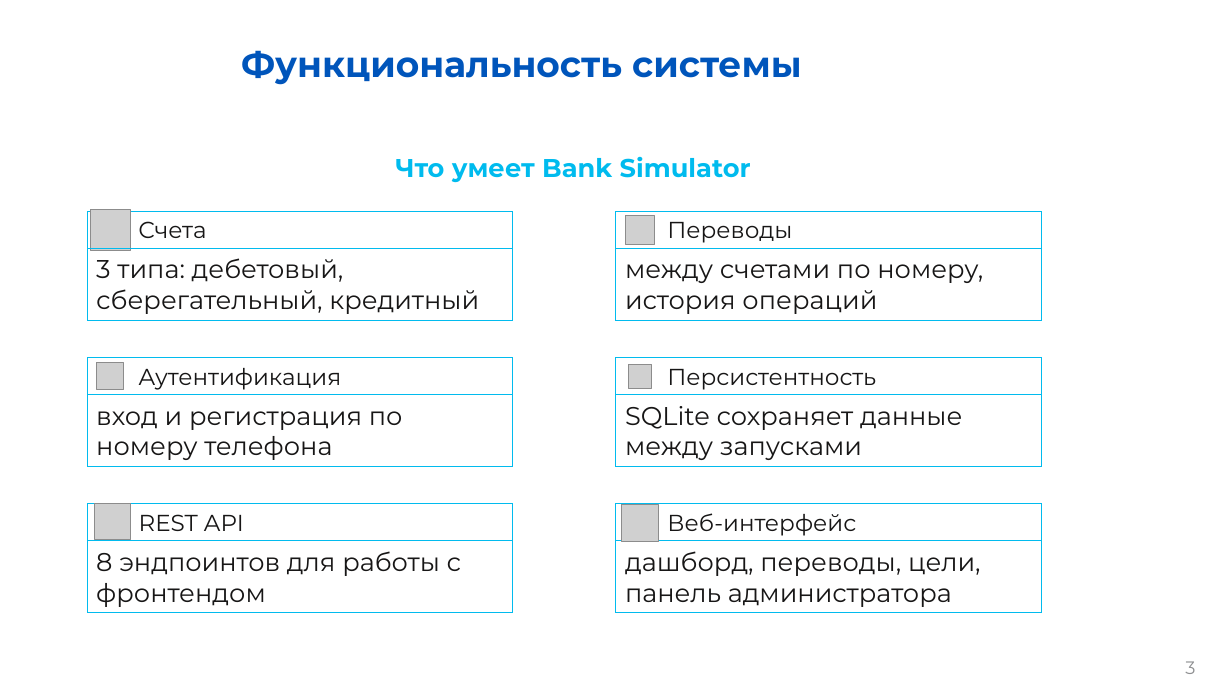
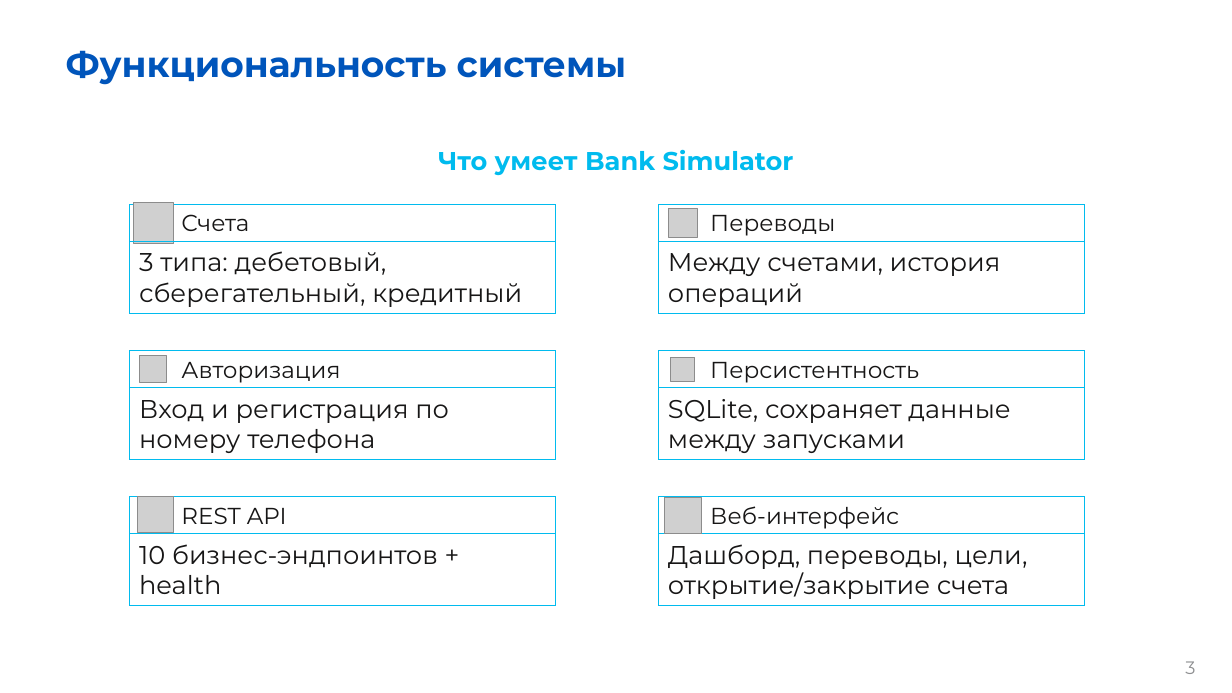
Before and after one commit to kmozgovoj11-rgb/bank_simulator, a slide deck: slide 3 of Презентация.pptx. Drawn at 1232x693 pixels with LibreOffice and Linux fonts; fonts in the diff are those of the drawing; grey boxes stand for pictures; background and template pictures are left out. Boxes give left, top, right and bottom in pixels: in the first picture for what was removed or moved away, otherwise in the second. Text is boxed around its words. In the diff, an @@ line names an element or a change of style, - is before the commit and + after.

```diff
--- a/Презентация.pptx
+++ b/Презентация.pptx
@@ title "Функциональность системы" at (x1=66, y1=50, x2=626, y2=85): alignment centre to left @@
@@ picture added at (x1=133, y1=202, x2=174, y2=243) @@
@@ picture added at (x1=669, y1=209, x2=698, y2=238) @@
@@ picture removed at (x1=91, y1=210, x2=131, y2=250) @@
@@ picture removed at (x1=626, y1=216, x2=654, y2=245) @@
@@ 6 rectangles, 1 text moved together from (x1=87, y1=157, x2=1043, y2=541) to (x1=130, y1=149, x2=1085, y2=534) @@
@@ text in rectangle at (x1=668, y1=253, x2=1001, y2=307): text changed @@
-между счетами по номеру, история операций
+Между счетами, история операций
@@ 6 rectangles moved together from (x1=87, y1=212, x2=1043, y2=613) to (x1=130, y1=204, x2=1085, y2=605) @@
@@ picture added at (x1=140, y1=356, x2=166, y2=383) @@
@@ picture added at (x1=671, y1=358, x2=695, y2=382) @@
@@ picture removed at (x1=97, y1=362, x2=124, y2=389) @@
@@ text in rectangle at (x1=181, y1=362, x2=340, y2=383): text changed @@
-Аутентификация
+Авторизация
@@ picture removed at (x1=628, y1=364, x2=653, y2=388) @@
@@ text in rectangle at (x1=139, y1=400, x2=449, y2=453): text changed @@
-вход и регистрация по номеру телефона
+Вход и регистрация по номеру телефона
@@ text in rectangle at (x1=668, y1=399, x2=1010, y2=453): text changed @@
-SQLite сохраняет данные между запусками
+SQLite, сохраняет данные между запусками
@@ picture removed at (x1=94, y1=504, x2=130, y2=540) @@
@@ picture added at (x1=138, y1=497, x2=174, y2=533) @@
@@ picture removed at (x1=622, y1=505, x2=658, y2=541) @@
@@ picture added at (x1=665, y1=498, x2=701, y2=534) @@
@@ text in rectangle at (x1=139, y1=544, x2=438, y2=594): text changed @@
-8 эндпоинтов для работы с фронтендом
+10 бизнес-эндпоинтов + health
@@ text in rectangle at (x1=668, y1=544, x2=1028, y2=599): text changed @@
-дашборд, переводы, цели, панель администратора
+Дашборд, переводы, цели, открытие/закрытие счета
```
Also in this commit, not shown: 15 other slides changed, 16 slides added, 2 slides removed.
